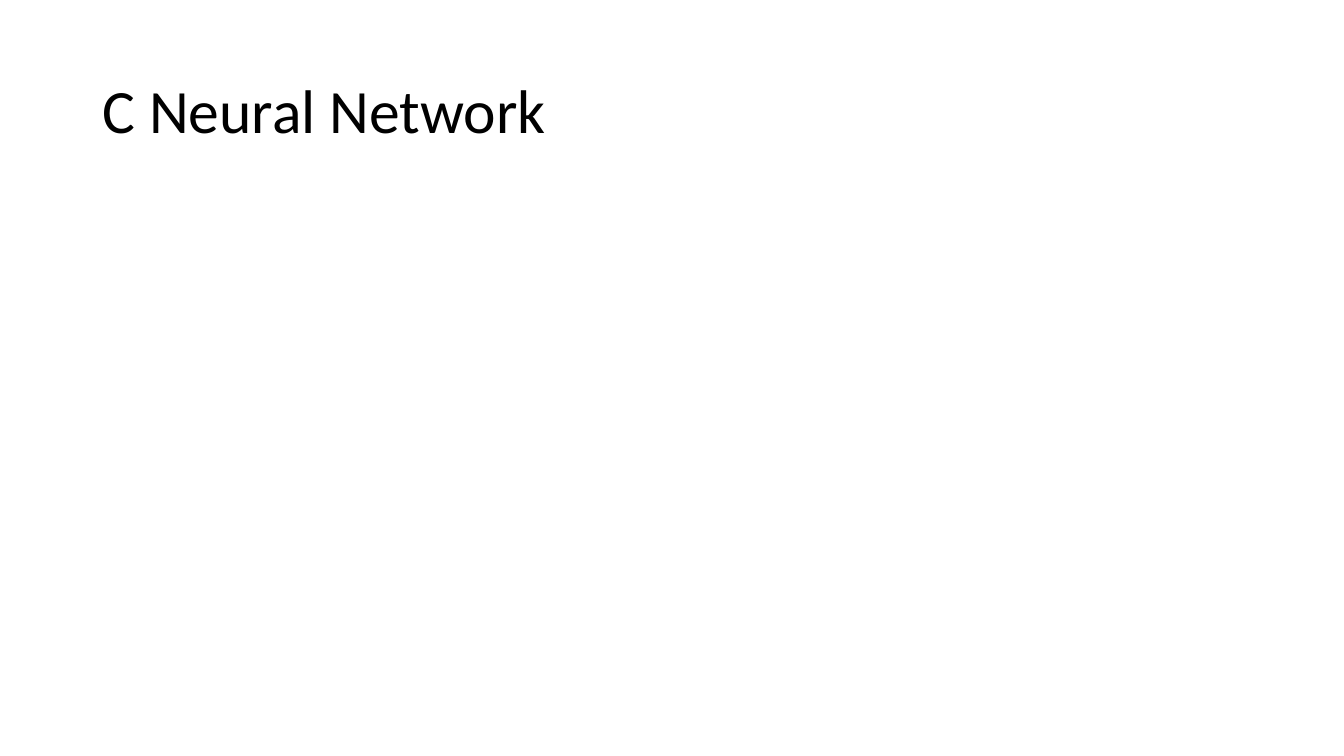
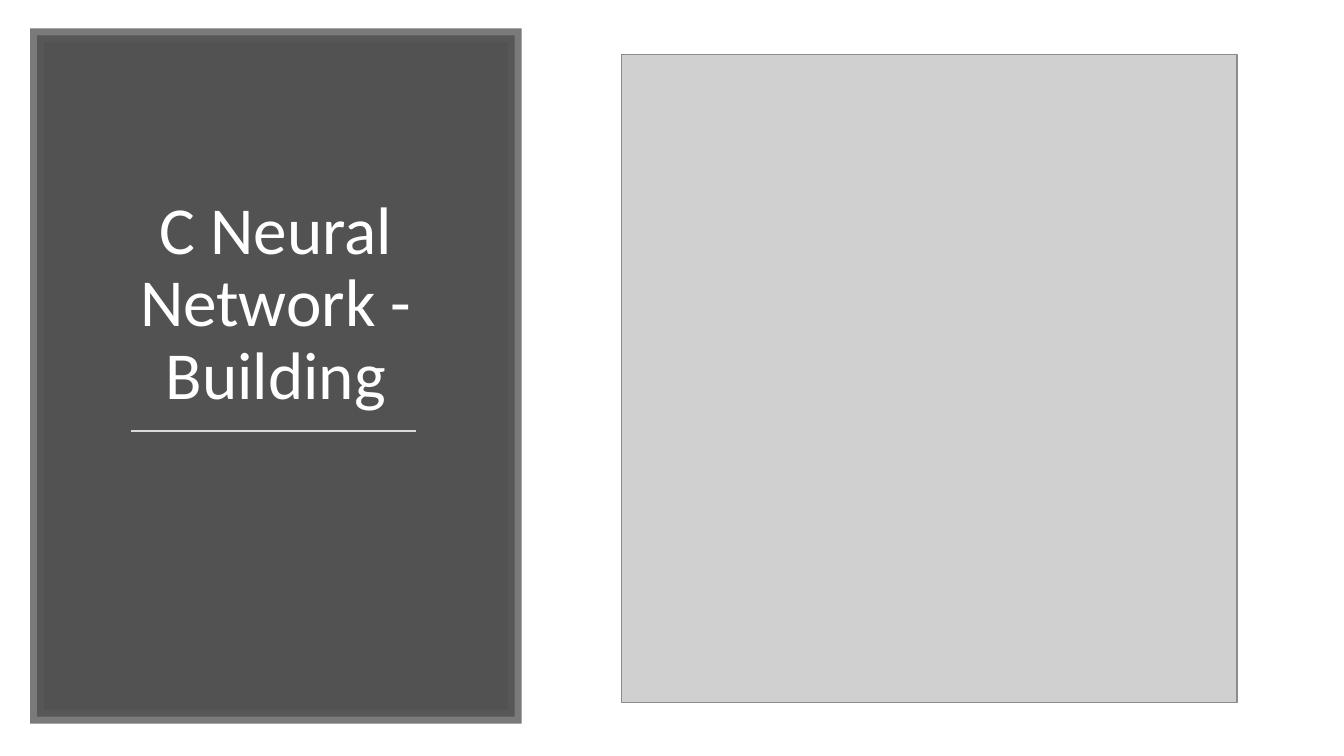
Before and after one commit to Fishayyy/Handwritten-Digit-Identification, a slide deck: slide 11 of Handwritten Digit Identification.pptx (slide 8 before the commit). Drawn at 1344x756 pixels with LibreOffice and Linux fonts; fonts in the diff are those of the drawing; grey boxes stand for pictures. Boxes give left, top, right and bottom in pixels: in the first picture for what was removed or moved away, otherwise in the second. Text is boxed around its words. In the diff, an @@ line names an element or a change of style, - is before the commit and + after.

```diff
--- a/Handwritten Digit Identification.pptx
+++ b/Handwritten Digit Identification.pptx
@@ rectangle added at (x1=37, y1=35, x2=515, y2=717), fill #404040 at 90% opacity, outline #595959 10 pt @@
@@ picture added at (x1=622, y1=54, x2=1238, y2=703) @@
@@ title "C Neural Network - Building" at (x1=140, y1=207, x2=393, y2=411): vertical alignment middle to bottom @@
@@ title at (x1=140, y1=207, x2=393, y2=411): text changed; size 44 to 48 pt; text colour #000000 to #FFFFFF @@
-C Neural Network
+C Neural Network - Building
@@ line added from (131, 432) to (416, 432), #D9D9D9 1.75 pt @@
```
Also in this commit, not shown: 1 other slide changed, 13 slides added, 7 slides removed, 5 other files.
